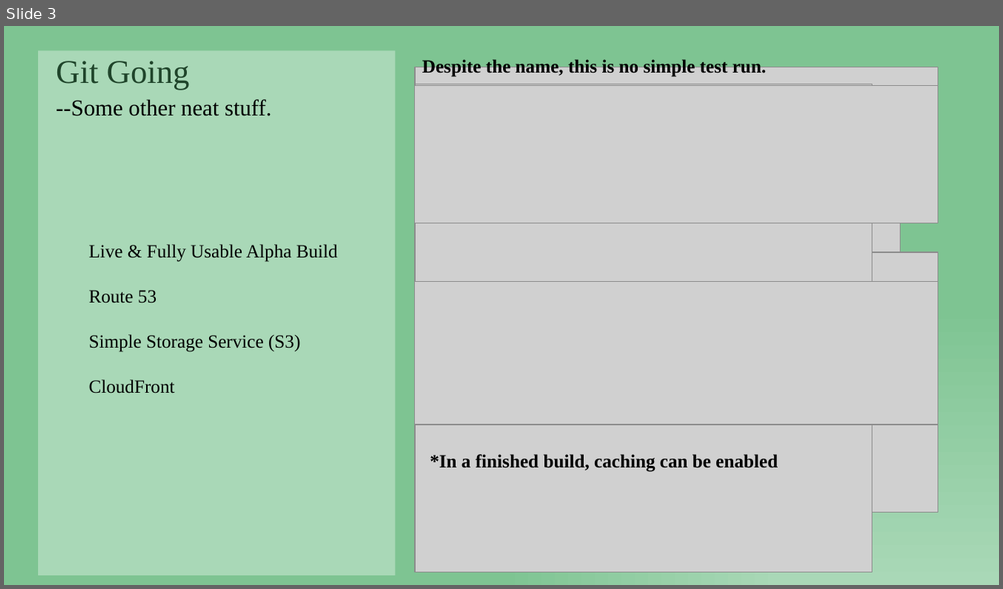
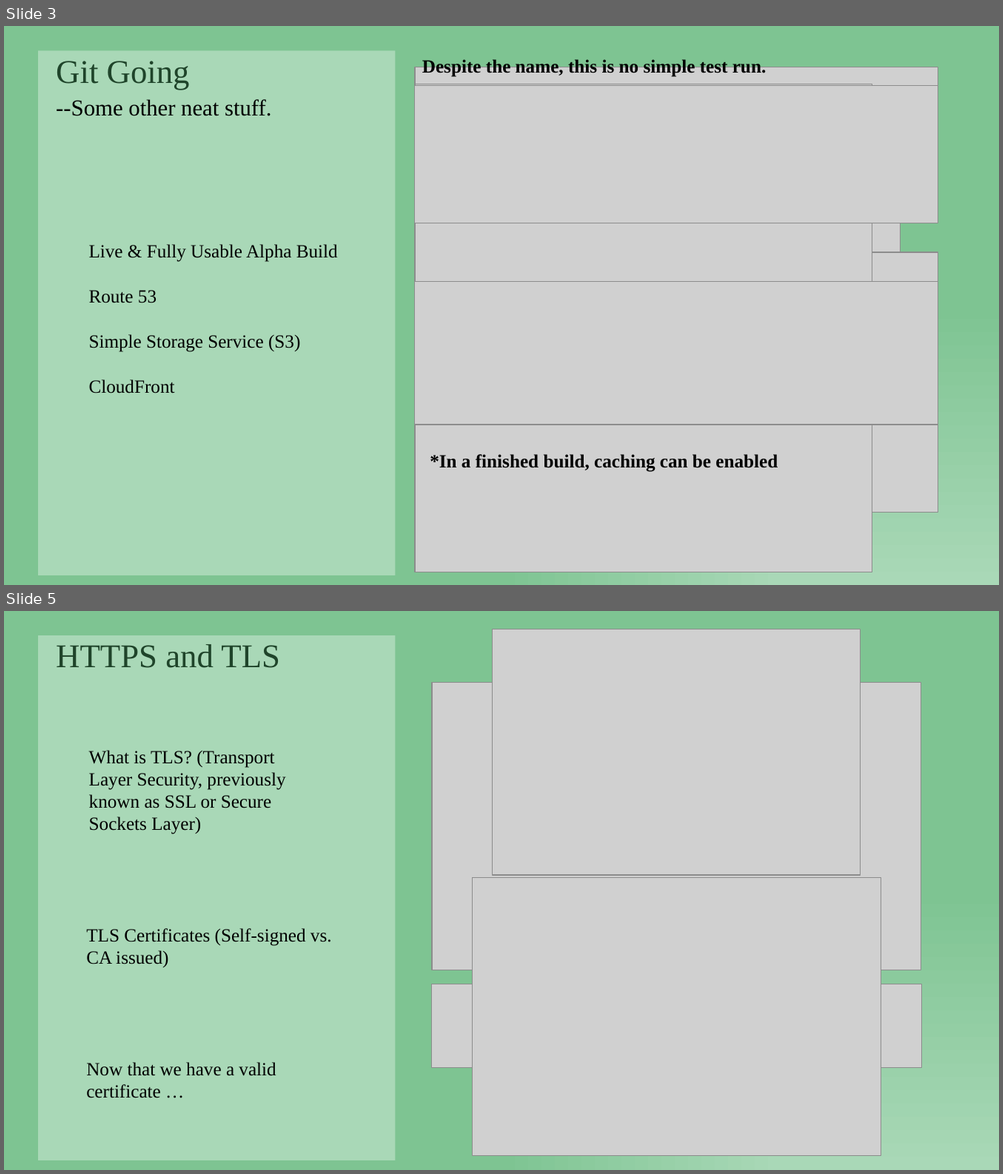
Before and after one commit to Yackul/work, a slide deck: docs/Winter/FINALDEMOPRES.pptx. Shown one above the other, each under a label of ours: slide 3 before the commit, slides 3 and 5 after it; the slides between them are not shown. The pictures are 1003x589 and 1003x1174 pixels, drawn with LibreOffice and Linux fonts; fonts in the diff are those of the drawing; grey boxes stand for pictures. Boxes give left, top, right and bottom in pixels: in the first picture for what was removed or moved away, otherwise in the second. Text is boxed around its words. In the diff, an @@ line names an element or a change of style, - is before the commit and + after.

```diff
--- a/docs/Winter/FINALDEMOPRES.pptx
+++ b/docs/Winter/FINALDEMOPRES.pptx
@@ slide 5 added at (4, 611, 999, 1170), background gradient #A9D8B7 to #7EC492 @@
@@ picture added at (492, 629, 860, 875) @@
@@ rectangle added at (38, 635, 395, 1161), fill #A9D8B7, 32 pt, text #1F442A @@
+  HTTPS and TLS
@@ picture added at (432, 682, 920, 970) @@
@@ picture added at (464, 713, 890, 971) @@
@@ text added at (89, 750, 285, 834), 18 pt, text #000000 @@
+What is TLS? (Transport Layer Security, previously known as SSL or Secure Sockets Layer)
@@ picture added at (472, 877, 881, 1156) @@
@@ text added at (86, 928, 332, 968), 18 pt, text #000000 @@
+TLS Certificates (Self-signed vs. CA issued)
@@ picture added at (432, 984, 922, 1068) @@
@@ picture added at (472, 988, 881, 1065) @@
@@ text added at (86, 1062, 276, 1099), 18 pt, text #000000 @@
+Now that we have a valid certificate …
```
Also in this commit, not shown: 1 other slide added, 1 other file.
